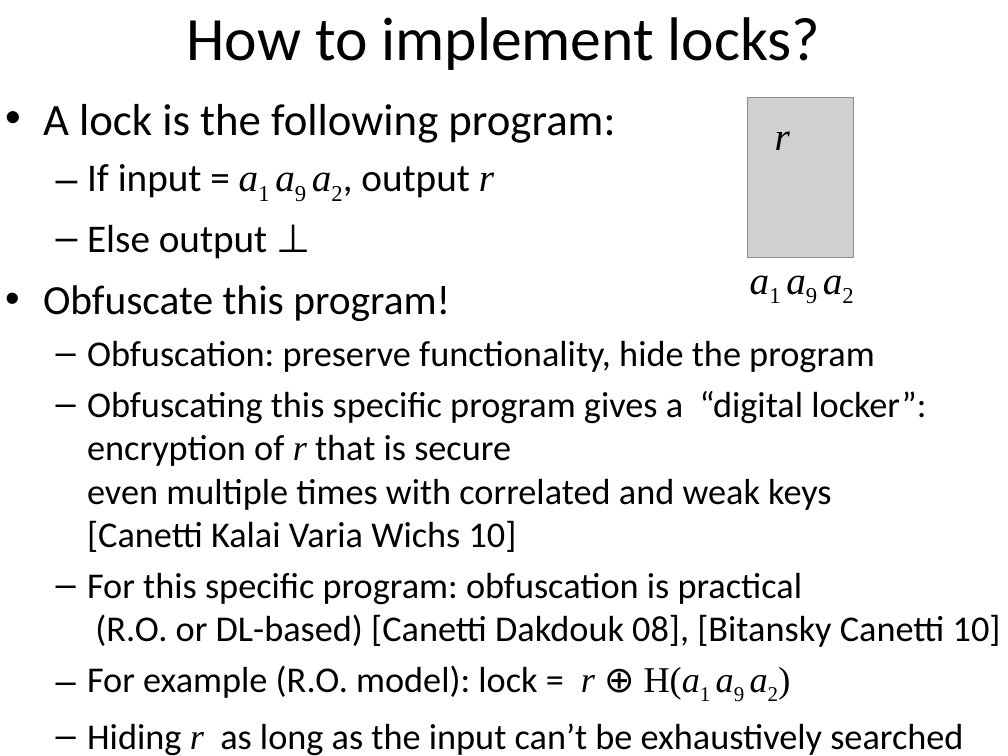
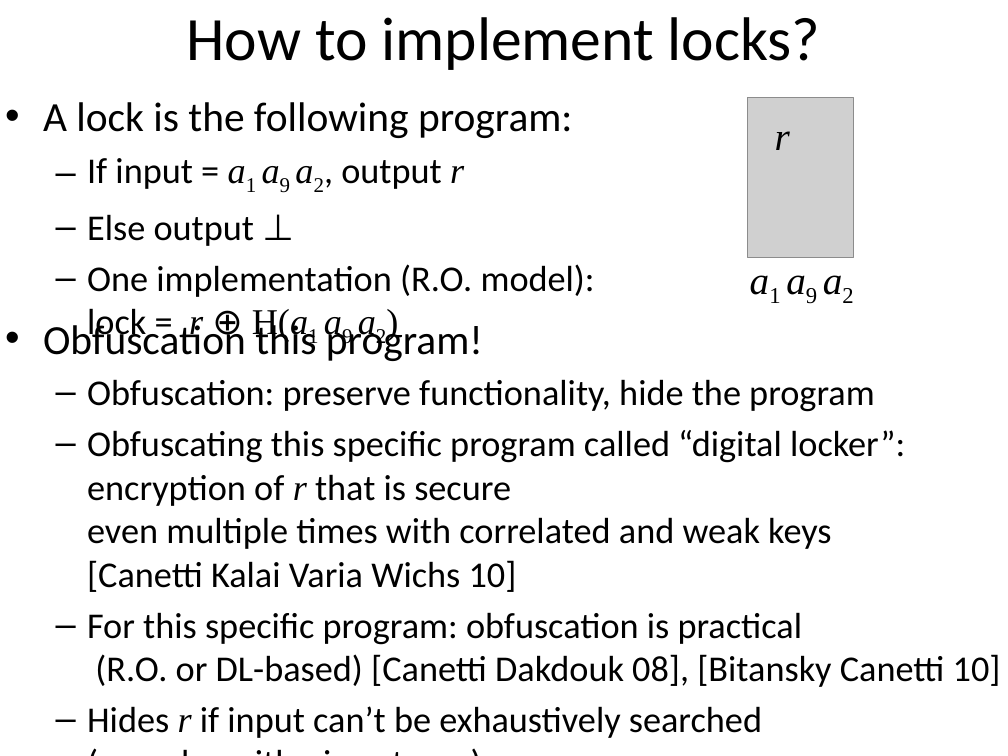
Before and after one commit to xianruimeng/comp-fuzzy-ext, a slide deck: slide 29 of constantRate/MoreErrorsThanEntropy-Brown.pptx (slide 22 before the commit). Drawn at 1008x756 pixels with LibreOffice and Linux fonts; fonts in the diff are those of the drawing; grey boxes stand for pictures. Boxes give left, top, right and bottom in pixels: in the first picture for what was removed or moved away, otherwise in the second. Text is boxed around its words. In the diff, an @@ line names an element or a change of style, - is before the commit and + after.

```diff
--- a/constantRate/MoreErrorsThanEntropy-Brown.pptx
+++ b/constantRate/MoreErrorsThanEntropy-Brown.pptx
@@ text at [43,102,572,246]: size 32 to 29.6 pt in "A lock is the following program:"; size 28 to 25.9 pt in "If input = a1 a9 a2, output ...", "Else output ⊥" @@
@@ text at [87,264,595,343]: paragraph added @@
+  – One implementation (R.O. model):
+    lock = r ⊕ H(a1 a9 a2)
@@ text "Obfuscation this program!": place and size @@
-text "Obfuscation this program!" at [43,285,1001,756]
+text "Obfuscation this program!" at [43,320,1001,738]
@@ text at [43,320,483,361]: text changed @@
-• Obfuscate this program!
+• Obfuscation this program!
@@ text at [87,430,905,592]: text changed @@
-  – Obfuscating this specific program gives a “digital locker”:
-    encryption of r that is secure
-    even multiple times with correlated and weak keys
-    [Canetti Kalai Varia Wichs 10]
+  – Obfuscating this specific program called “digital locker”:
+    encryption of r that is secure
+    even multiple times with correlated and weak keys
+    [Canetti Kalai Varia Wichs 10]
@@ text at [87,706,762,738]: text changed @@
-  – For example (R.O. model): lock = r ⊕ H(a1 a9 a2)
-  – Hiding r as long as the input can’t be exhaustively searched
-    (superlogarithmic entropy)
+  – Hides r if input can’t be exhaustively searched
+    (superlogarithmic entropy)
```
Also in this commit, not shown: 8 other slides changed, 15 slides added, 2 slides removed.
